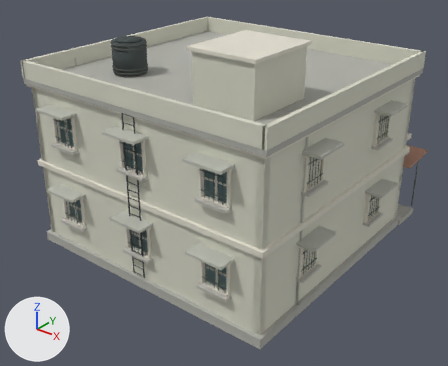
A saved change to the Blender file art/scenery/shop_house.blend.
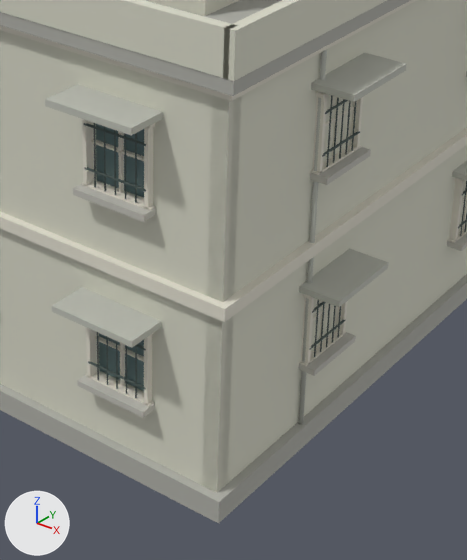
The first picture shows the older version from a 50 mm camera at (13.99, -17.76, 13.18) aimed at (0.16, -0.47, 2.46). The close-ups show the older and then the newer version on the part from 36% to 83% of the width and 31% to 100% of the height of that picture. Only the edits that show in the close-ups are written down. Every picture has the same lights, and +X, +Y and +Z are marked at lower left.

The first close-up shows 'shop_house'.
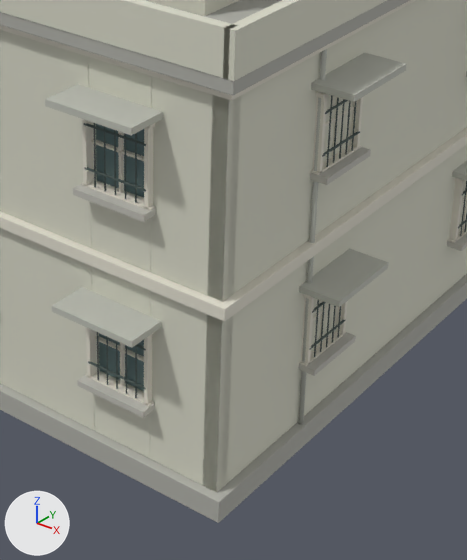
The change in detail:
me_shop_house has 4150 vertices, 3021 faces and spans x -5.86..5.86, y -5.65..6.76, z 0.0..8.66.
me_shop_house is used by ob_shop_house; location (0.0, 0.0, 0.0).
me_shop_house part 1: creased or bevel-weighted edges go from 0 to 636.
Object 'shop_house' (ob_shop_house) gains a BEVEL modifier named 'Worn construction edges'.
Modifier setting: width = 0.012.
Modifier setting: width_pct = 0.012.
Modifier setting: segments = 2.
Modifier setting: limit_method = 'WEIGHT'.
Modifier setting: harden_normals = True.

Location of each change, (x1, y1, x2, y2) in pixels of the close-ups (467 x 560 px):
part 1 of me_shop_house, shading changed: (0, 84, 344, 522) in both
